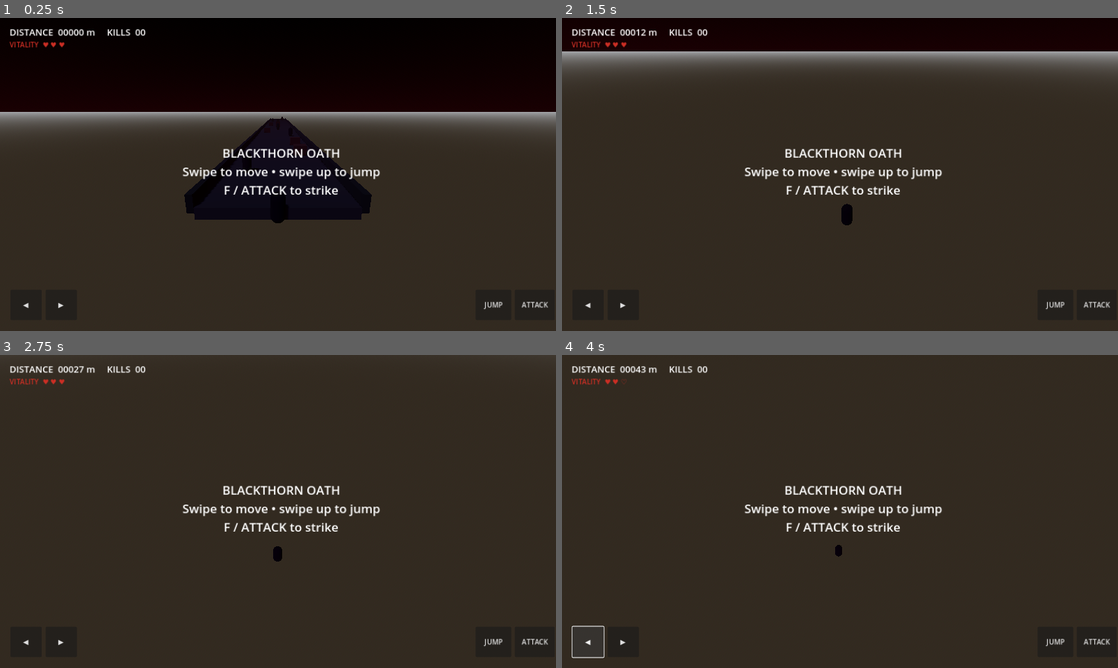
Above: before the commit, frames 1-4 (two rows, left to right).
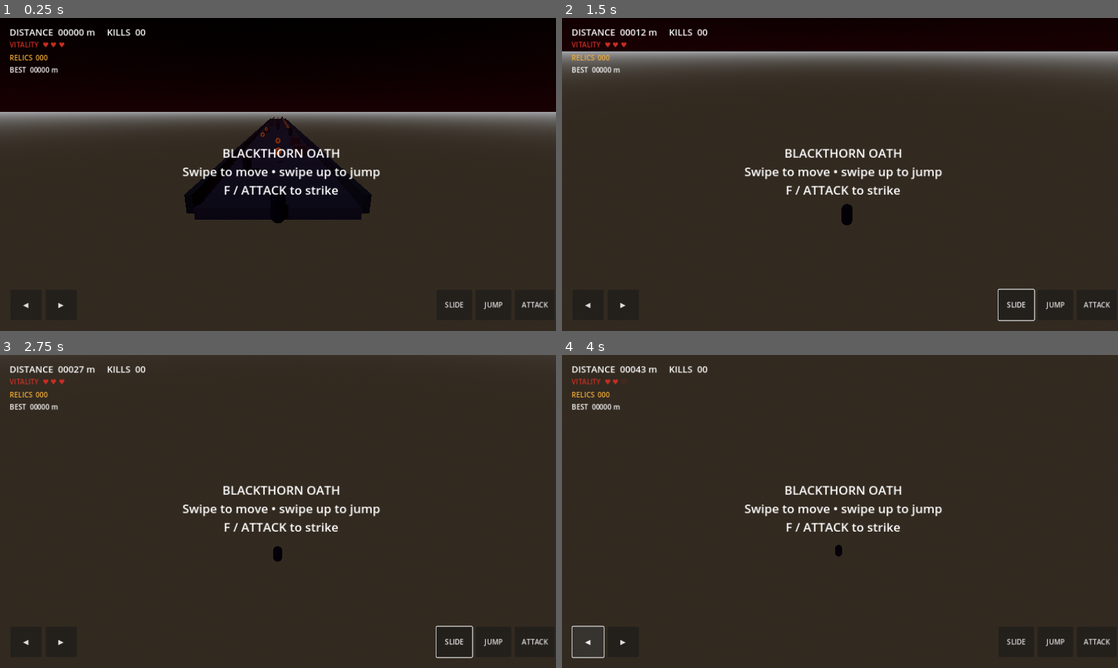
Above: after the commit, the same moments.

Repository: nebiladonay-hash/blackthorn-oath
Game: Godot game, scene res://scenes/main.tscn
Same seed, same stepped clock (60 frames per second), same inputs: the game is played once before the commit and once after it.
Inputs (mouse positions are in pixels of both pictures, inside the frame that each line leads up to):
- Up to frame 1 (0.25 s): no input
- Up to frame 2 (1.5 s): click (1017, 305) at 0.5 s, where only the run after the commit has a clickable "SLIDE"; move the mouse to (962, 158) at 1.27 s; hold D (lane_right) from 1.28 s (still down); tap S (slide) at 1.35 s; click (962, 158) at 1.42 s
- Up to frame 3 (2.75 s): tap Space (jump) at 1.52, 2.27 s; move the mouse to (166, 527) at 2.02 s; release D (lane_right) at 2.03 s; hold A (lane_left) from 2.03 s (still down); tap F (attack) at 2.1 s; tap S (slide) at 2.3 s
- Up to frame 4 (4 s): move the mouse to (895, 442) at 2.77 s; release A (lane_left) at 2.78 s; hold D (lane_right) 2.78-3.5 s; tap S (slide) at 2.85 s; click "◀" at 3.5 s

The runs differ from the first frame. In frame 1, 0.3% of the frame differs, in the area x 1-84%, y 11-93%; in frame 2, 0.3%; in frame 3, 0.3%, in the area x 1-86%, y 11-97%; in frame 4, 0.2%.

Commit message:
Add collectible relics, HUD counters, and saved best distance

Diff:
--- a/scripts/main.gd
+++ b/scripts/main.gd
@@ -3,6 +3,7 @@
 const PlayerScript = preload("res://scripts/player.gd")
 const EnemyScript = preload("res://scripts/enemy.gd")
 const HazardScript = preload("res://scripts/hazard.gd")
+const RelicScript = preload("res://scripts/relic.gd")
 const LANE_WIDTH := 2.6
 const SEGMENT_LENGTH := 28.0
 
@@ -12,14 +13,20 @@
 var next_z := 0.0
 var distance := 0.0
 var kills := 0
+var relics := 0
+var best_distance := 0
+var save_data := ConfigFile.new()
 var run_over := false
 var score_label: Label
 var health_label: Label
+var relic_label: Label
+var best_label: Label
 var message_label: Label
 var ui_layer: CanvasLayer
 var started_at := 0.0
 
 func _ready() -> void:
+	_load_progress()
 	_make_environment()
 	player = PlayerScript.new()
 	player.position = Vector3(0, 0.1, 2)
@@ -42,6 +49,8 @@
 	distance = maxf(distance, -player.global_position.z)
 	player.forward_speed = minf(12.0 + (Time.get_ticks_msec() / 1000.0 - started_at) * 0.12, 19.0)
 	score_label.text = "DISTANCE  %05d m     KILLS  %02d" % [int(distance), kills]
+	relic_label.text = "RELICS  %03d" % relics
+	best_label.text = "BEST  %05d m" % best_distance
 	camera.global_position = camera.global_position.lerp(player.global_position + Vector3(0, 5.1, 9.5), delta * 5.0)
 	camera.look_at(player.global_position + Vector3(0, 1, -5.5), Vector3.UP)
 	if player.global_position.z < next_z + SEGMENT_LENGTH * 2:
@@ -104,6 +113,15 @@
 	health_label = Label.new()
 	health_label.position = Vector2(22, 50)
 	health_label.text = "VITALITY  ♥ ♥ ♥"
+	relic_label = Label.new()
+	relic_label.position = Vector2(22, 80)
+	relic_label.text = "RELICS  000"
+	relic_label.add_theme_color_override("font_color", Color(0.95, 0.68, 0.22))
+	root.add_child(relic_label)
+	best_label = Label.new()
+	best_label.position = Vector2(22, 108)
+	best_label.text = "BEST  %05d m" % best_distance
+	root.add_child(best_label)
 	health_label.add_theme_color_override("font_color", Color(0.8, 0.18, 0.14))
 	root.add_child(health_label)
 	message_label = Label.new()
@@ -117,6 +135,7 @@
 	get_tree().create_timer(4.0).timeout.connect(func(): message_label.visible = false)
 	_button(root, "◀", Vector2(24, -95), Vector2(72, 70), func(): player.move_lane(-1), Control.PRESET_BOTTOM_LEFT)
 	_button(root, "▶", Vector2(105, -95), Vector2(72, 70), func(): player.move_lane(1), Control.PRESET_BOTTOM_LEFT)
+	_button(root, "SLIDE", Vector2(-275, -95), Vector2(82, 70), func(): player.slide(), Control.PRESET_BOTTOM_RIGHT)
 	_button(root, "JUMP", Vector2(-185, -95), Vector2(82, 70), func(): player.jump(), Control.PRESET_BOTTOM_RIGHT)
 	_button(root, "ATTACK", Vector2(-95, -95), Vector2(92, 70), func(): player.attack(), Control.PRESET_BOTTOM_RIGHT)
 
@@ -156,6 +175,10 @@
 			hazard.add_child(shape_node)
 			_box(hazard, Vector3.ZERO, Vector3(1.5, 1.1, 1.5), Color(0.2, 0.07, 0.05))
 			segment.add_child(hazard)
+		var relic_lane := (lane + 1 + (row % 2)) % 3
+		var relic := RelicScript.new()
+		relic.position = Vector3(float(relic_lane - 1) * LANE_WIDTH, 1.15, pz - 3.5)
+		segment.add_child(relic)
 	next_z = z - SEGMENT_LENGTH
 
 func _box(parent: Node3D, pos: Vector3, size: Vector3, color: Color, solid := false) -> void:
@@ -183,9 +206,24 @@
 
 func _on_death() -> void:
 	run_over = true
+	best_distance = maxi(best_distance, int(distance))
+	_save_progress()
+	best_label.text = "BEST  %05d m" % best_distance
 	message_label.visible = true
 	message_label.text = "YOU HAVE FALLEN\nDISTANCE %d m • KILLS %d" % [int(distance), kills]
 	_button(ui_layer.get_child(0), "RESTART", Vector2(-90, 90), Vector2(180, 60), func(): get_tree().reload_current_scene(), Control.PRESET_CENTER)
 
 func add_kill() -> void:
 	kills += 1
+
+func add_relic() -> void:
+	relics += 1
+	relic_label.text = "RELICS  %03d" % relics
+
+func _load_progress() -> void:
+	if save_data.load("user://blackthorn_oath.cfg") == OK:
+		best_distance = int(save_data.get_value("progress", "best_distance", 0))
+
+func _save_progress() -> void:
+	save_data.set_value("progress", "best_distance", best_distance)
+	save_data.save("user://blackthorn_oath.cfg")
